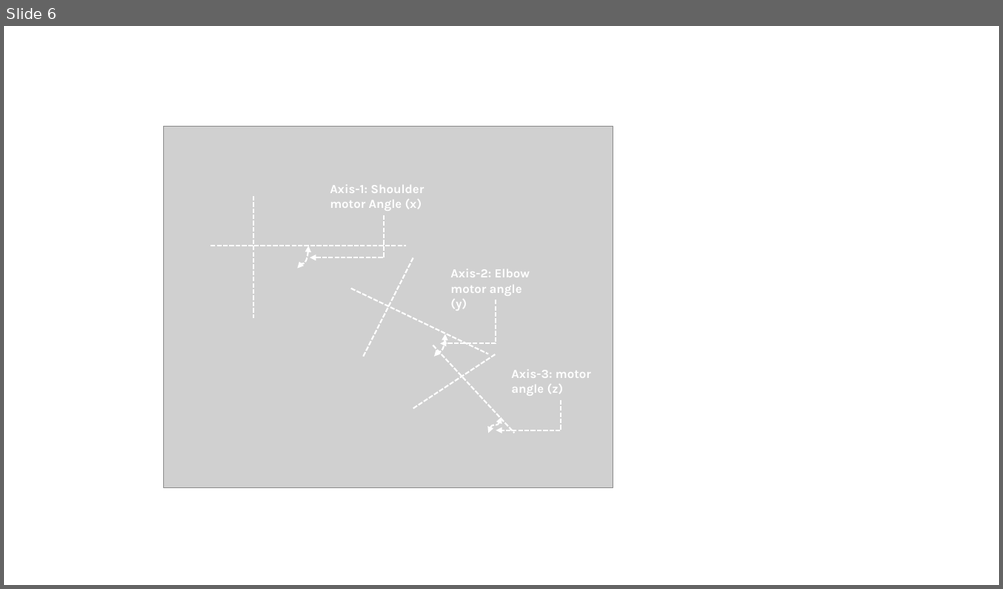
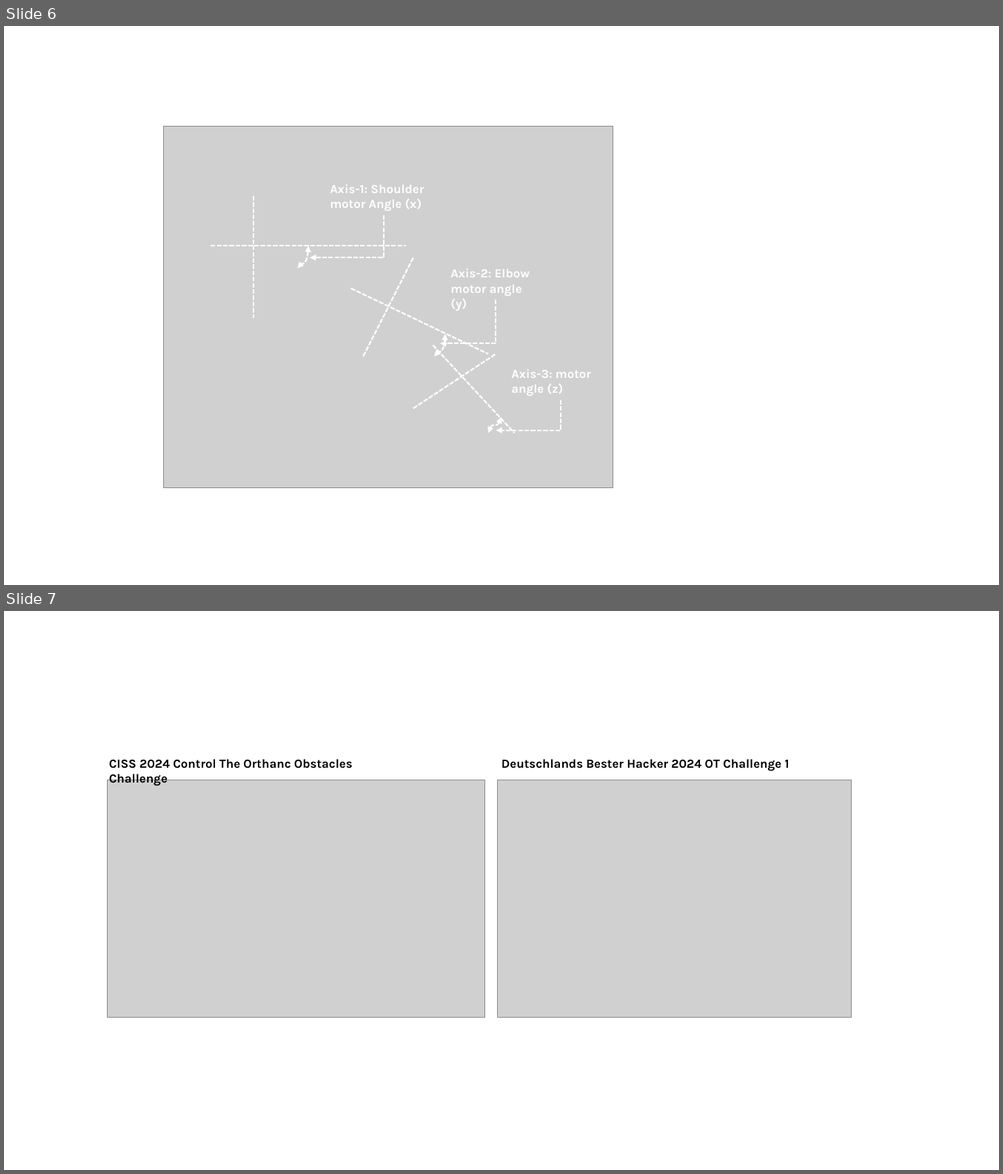
Before and after one commit to LiuYuancheng/Python_3D_6Axis_Robotic_Arm_Simulator, a slide deck: doc/designDoc.pptx. Shown one above the other, each under a label of ours: slide 6 before the commit, slides 6 and 7 after it. The pictures are 1003x589 and 1003x1174 pixels, drawn with LibreOffice and Linux fonts; fonts in the diff are those of the drawing; grey boxes stand for pictures. Boxes give left, top, right and bottom in pixels: in the first picture for what was removed or moved away, otherwise in the second. Text is boxed around its words. In the diff, an @@ line names an element or a change of style, - is before the commit and + after.

```diff
--- a/doc/designDoc.pptx
+++ b/doc/designDoc.pptx
@@ slide 7 added at (x1=4, y1=611, x2=999, y2=1170), background #FFFFFF @@
@@ text added at (x1=109, y1=759, x2=353, y2=786), 12 pt, text #000000, bold @@
+CISS 2024 Control The Orthanc Obstacles Challenge
@@ text added at (x1=501, y1=759, x2=789, y2=772), 12 pt, text #000000, bold @@
+Deutschlands Bester Hacker 2024 OT Challenge 1
@@ picture added at (x1=108, y1=780, x2=485, y2=1017) @@
@@ picture added at (x1=498, y1=780, x2=851, y2=1017) @@
```
Also in this commit, not shown: 6 other files.
